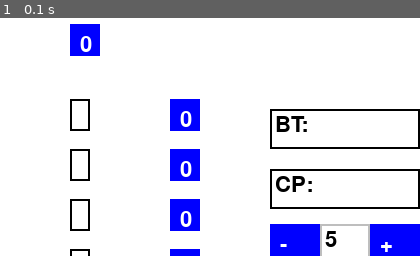
Above: before the commit, frame 1.
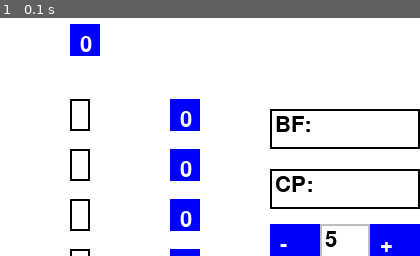
Above: after the commit, the same moment.

Repository: Castellanos02/skyscraper_pygame
Game: pygame game, started from new_approach.py
Same seed, same stepped clock (60 frames per second), same inputs: the game is played once before the commit and once after it.
Inputs:
- Up to frame 1 (0.1 s): no input
The pictures show only the part of the screen within x 50-100%, y 0-50%; the shares and areas given below are measured in that part.

The runs differ from the first frame. In frame 1, 0.2% of the frame differs, in the area x 69-74%, y 41-48%.

Commit message:
added readme file

Diff:
--- a/new_approach.py
+++ b/new_approach.py
@@ -37,7 +37,7 @@
     for grid in itertools.product(all_permutations, repeat=n):
         counter += 1
         if counter > 100000:
-           backtrack_states.text = "BT: 100,000+"
+           backtrack_states.text = "BF: 100,000+"
            break
         # print(f"\r{counter}", end="", flush=True)
         # time.sleep(0.0002)  # Uncommenting will add a small delay for visibility
@@ -390,7 +390,7 @@
                       solution = solve_skyscraper(grid2.size, top_clues, bottom_clues, left_clues, right_clues)
 
                       if counter < 100000:
-                         backtrack_states.text = f"BT: {counter}"
+                         backtrack_states.text = f"BF: {counter}"
 
                     except Exception as e:
                        print(e)
@@ -402,10 +402,15 @@
                     for box in grid2.input_boxes:
                         box.text = ""
 
-                    backtrack_states.text = "BT: "
+                    backtrack_states.text = "BF: "
                     num_states.text = "CP: "
 
                 elif  self.text == "Create":
+
+                    valid.text = ""
+                    backtrack_states.text = "BF: "
+                    num_states.text = "CP: "
+
                     new_size = int(new_grid_size.text) if new_grid_size.text.isdigit() else 4
                     grid2.__init__(new_size, start_x, start_y, [[0] * new_size] * 4)
                     grid2.setup_board(grid2.clues)
@@ -660,7 +665,7 @@
 
 valid = TextBox(225, grid2.y + 100, 150, 40,"")
 
-backtrack_states = TextBox(grid2.width, grid2.y - 240, 150, 40, "BT: ")
+backtrack_states = TextBox(grid2.width, grid2.y - 240, 150, 40, "BF: ")
 
 num_states = TextBox(grid2.width, grid2.y - 180, 150, 40, "CP: ")
 
--- a/skyscraper.py
+++ /dev/null
@@ -1,373 +0,0 @@
-import copy
-
-
-def create_groupings_and_neighbors(left_clues, right_clues, top_clues, bottom_clues,grid_length):
-
-  rows = [chr(ord('@')+number) for number in range(1, grid_length + 1)]
-
-  columns = [str(number) for number in range(1, grid_length+1)]
-
-  cells = tuple(letter + digit for letter in rows for digit in columns)
-
-  groupings = {c: tuple([[c[0] + digit for digit in columns],[letter + c[1] for letter in rows]])  for c in cells}
-
-  neighbors = {c: set(tuple([c[0] + digit for digit in columns] + [letter + c[1] for letter in rows])) for c in cells}
-
-  for cell in cells:
-    neighbors[cell].remove(cell)
-
-  return cells, groupings, neighbors
-
-def process_clues(grid, grid_length, clues, direction):
-
-  for i in range(len(clues)):
-
-    if clues[i] == 0:
-      continue
-
-    c = None
-    if direction == 'L':
-      c = tuple([chr(ord('@') + i+1) + str(digit) for digit in range(1, grid_length+1)])
-    elif direction =='R':
-      c = tuple([chr(ord('@') + i+1) + str(digit) for digit in range(grid_length, 0, -1)])
-    elif direction == 'T':
-      c = tuple([chr(ord('@') + j+1) + str(i+1) for j in range(len(clues))])
-    elif direction == 'B':
-      c = tuple([chr(ord('@') + j+1) + str(i+1) for j in range(len(clues)-1, -1, -1)])
-
-    # Alter the existing set of possible values instead of creating new set
-    # This make sure after processing clues from all directions to check for a valid puzzle
-    # If any cell with 0 possible value then the puzzle is invalid
-
-    if 1 < clues[i] and clues[i] < grid_length:
-      # If clues is between 1 & grid_length, then update the possible range of values
-      # with maximum value for each cell being, max_val = grid_length - clue[i] + 1 + distance
-      for distance in range(len(c)):
-        cell = c[distance]
-        max_val = grid_length - clues[i] + 1 + distance
-
-        if max_val > grid_length:
-          max_val = grid_length
-
-        for j in range(max_val+1, grid_length+1):
-          if j in grid[cell]:
-            grid[cell].remove(j)
-
-    elif clues[i] == 1:
-      # If clue is 1 then the first cell of that row/column is resolved
-      i = grid_length
-
-      for i in range(len(c)):
-        cell = c[i]
-        if i == 0:
-          grid[cell] = set([grid_length]) if grid_length in grid[cell] else set()
-        else:
-          if grid_length in grid[cell]:
-            grid[cell].remove(grid_length)
-
-    elif clues[i] == grid_length:
-      # If clue is = grid length then the entire row/column of clue is resolved
-      i = 1
-      for cell in c:
-        grid[cell] = set([i]) if i in grid[cell] else set()
-        i += 1
-
-def initialize_grid(grid_length, cells, left_clues, right_clues, top_clues, bottom_clues):
-
-  grid = {cell: set([number for number in range(1, grid_length+1)]) for cell in cells}
-  process_clues(grid, grid_length, left_clues, 'L')
-  process_clues(grid, grid_length, right_clues, 'R')
-  process_clues(grid, grid_length, top_clues, 'T')
-  process_clues(grid, grid_length, bottom_clues, 'B')
-
-  # If constraints of the puzzle are invalid, return None
-  for cell in cells:
-    if len(grid[cell]) == 0:
-      return None
-
-  return grid
-
-def remove_value(grid, cell, possible_value):
-
-  # If the value is not a possibility for this cell, return True
-  if possible_value not in grid[cell]:
-    return True
-
-  # If this value is the only possibility for this cell, then removing it makes the grid invalid, return None
-  if len(grid[cell]) == 1:
-    return None
-
-  grid[cell].remove(possible_value) # Remove the value from possibility
-
-  # If after removing and there is only one possible value left for the cell, then remove that possibility from the neighboring cells
-  if len(grid[cell]) == 1:
-    # Outer for loop only has 1 iteration
-    for val in grid[cell]:
-      for neighbor in neighbors[cell]:
-        if not remove_value(grid, neighbor, val):
-          return None
-
-  # After recursively removing possibilities from neighboring cells, check constraints of grouping to see if there is only one cell that has the recently removed value
-  # as its possibility
-  for grouping in groupings[cell]:
-    count = 0
-    t = None
-    for c in grouping:
-      if possible_value in grid[c]:
-        t = c
-        count += 1
-
-    if count == 0:
-      return None
-    if count == 1 and not assign(grid, t, possible_value):
-      return None
-
-  return True
-
-def assign(grid, cell, possible_value):
-
-  # Two possiblities when invoking this function
-  # If the assigned cell only has one possible value, then remove that possible value from all neighbors
-  if possible_value in grid[cell] and len(grid[cell]) == 1:
-    for val in grid[cell]:
-      for neighbor in neighbors[cell]:
-        if not remove_value(grid, neighbor, val):
-          return None
-    return grid
-
-  # If the assigned cell has other possible values, call remove_value() to remove all the other values from possibility for this cell
-  if possible_value in grid[cell]:
-
-      for value in grid[cell].copy():
-        if value != possible_value:
-          if not remove_value(grid, cell, value):
-            return None
-
-      return grid
-
-  return None
-
-def sequence_filtration(grid):
-
-  temp_grid = {}
-  for i in range(grid_length):
-    if left_clues[i] != 0:
-      valid_sequences = get_valid_sequences('L', left_clues[i], i)
-      cells = tuple([chr(ord('@') + i+1) + str(digit) for digit in range(1, grid_length+1)])
-      for sequence in valid_sequences:
-        for j in range(len(sequence)):
-          if cells[j] not in temp_grid:
-            temp_grid[cells[j]] = set()
-
-          temp_grid[cells[j]].add(sequence[j])
-
-    if right_clues[i] != 0:
-      valid_sequences = get_valid_sequences('R', right_clues[i], i)
-      cells = tuple([chr(ord('@') + i+1) + str(digit) for digit in range(grid_length, 0, -1)])
-      for sequence in valid_sequences:
-        for j in range(len(sequence)):
-          if cells[j] not in temp_grid:
-            temp_grid[cells[j]] = set()
-
-          temp_grid[cells[j]].add(sequence[j])
-
-    if top_clues[i] != 0:
-      valid_sequences = get_valid_sequences('T', top_clues[i], i)
-      cells = tuple([chr(ord('@') + j+1) + str(i+1) for j in range(grid_length)])
-      for sequence in valid_sequences:
-        for j in range(len(sequence)):
-          if cells[j] not in temp_grid:
-            temp_grid[cells[j]] = set()
-
-          temp_grid[cells[j]].add(sequence[j])
-
-    if bottom_clues[i] != 0:
-      valid_sequences = get_valid_sequences('B', bottom_clues[i], i)
-      cells = tuple([chr(ord('@') + j+1) + str(i+1) for j in range(grid_length-1, -1, -1)])
-      for sequence in valid_sequences:
-        for j in range(len(sequence)):
-          if cells[j] not in temp_grid:
-            temp_grid[cells[j]] = set()
-
-          temp_grid[cells[j]].add(sequence[j])
-
-  return temp_grid
-
-def get_valid_sequences(direction, clue, i):
-  constraints = get_constraints_list(direction, i)
-  sequences = unique_sequences(constraints)
-  valid_sequences = []
-
-  for sequence in sequences:
-    visible = 0
-    max_value = 0
-    for value in sequence:
-      if value > max_value:
-        visible += 1
-        max_value = value
-
-    if clue == visible:
-      valid_sequences.append(sequence)
-
-  return valid_sequences
-
-def get_constraints_list(direction, i):
-  constraints = []
-
-  if direction == 'L':
-    for j in range(1, grid_length + 1):
-      cell = chr(ord('@') + i+1) + str(j)
-      constraints.append(grid[cell])
-
-  elif direction == 'R':
-    for j in range(grid_length, 0, -1):
-      cell = chr(ord('@') + i+1) + str(j)
-      constraints.append(grid[cell])
-
-  elif direction == 'T':
-    for j in range(grid_length):
-      cell = chr(ord('@') + j+1) + str(i+1)
-      constraints.append(grid[cell])
-
-  elif direction == 'B':
-    for j in range(grid_length - 1, -1, -1):
-      cell = chr(ord('@') + j+1) + str(i+1)
-      constraints.append(grid[cell])
-
-  return constraints
-
-def unique_sequences(constraints):
-  sequences = []
-
-  def helper(sequence_list, index):
-    for constraint in constraints[index]:
-      temp = sequence_list.copy()
-      if constraint in sequence_list:
-        continue
-
-      temp.append(constraint)
-
-      if index == len(constraints) - 1:
-        sequences.append(temp)
-      else:
-        helper(temp, index+1)
-
-  helper([], 0)
-
-  return sequences
-
-def clues_check(grid):
-  for i in range(grid_length):
-
-    if left_clues[i] != 0:
-      cells = tuple([chr(ord('@') + i+1) + str(digit) for digit in range(1, grid_length+1)])
-
-      visible = 0
-      max_val = 0
-
-      for cell in cells:
-        (val,) = grid[cell]
-        if val > max_val:
-          visible += 1
-          max_val = val
-      if visible != left_clues[i]:
-        return False
-
-    if right_clues[i] != 0:
-      cells = tuple([chr(ord('@') + i+1) + str(digit) for digit in range(grid_length, 0, -1)])
-      visible = 0
-      max_val = 0
-
-      for cell in cells:
-        (val,) = grid[cell]
-        if val > max_val:
-          visible += 1
-          max_val = val
-      if visible != right_clues[i]:
-        return False
-
-    if top_clues[i] != 0:
-      cells = tuple([chr(ord('@') + j+1) + str(i+1) for j in range(grid_length)])
-      visible = 0
-      max_val = 0
-
-      for cell in cells:
-        (val,) = grid[cell]
-        if val > max_val:
-          visible += 1
-          max_val = val
-      if visible != top_clues[i]:
-        return False
-
-    if bottom_clues[i] != 0:
-      cells = tuple([chr(ord('@') + j+1) + str(i+1) for j in range(grid_length-1, -1, -1)])
-      visible = 0
-      max_val = 0
-
-      for cell in cells:
-        (val,) = grid[cell]
-        if val > max_val:
-          visible += 1
-          max_val = val
-      if visible != bottom_clues[i]:
-        return False
-
-  return True
-
-def search(grid):
-  if grid is None:
-    return None
-
-  grid_seq = sequence_filtration(grid)
-
-  for cell in grid_seq:
-
-    for value in grid[cell] - grid_seq[cell]:
-      remove_value(grid, cell, value)
-
-
-  cell = min((c for c in cells if len(grid[c]) > 1), default = None, key= lambda c: len(grid[c]))
-
-  if cell is None:
-    return grid
-
-  for possible_value in grid[cell].copy():
-
-    grid_copy = copy.deepcopy(grid)
-    assigned_grid = assign(grid_copy, cell, possible_value)
-    temp_grid = search(assigned_grid)
-
-    # If the grid is not None, then a solution is found
-    if temp_grid is not None and clues_check(temp_grid):
-      return temp_grid
-
-  return None
-
-
-left_clues = [3,1,2,3]
-right_clues = [2,3,3,1]
-top_clues = [2,3,1,2]
-bottom_clues = [3,2,2,1]
-
-grid_length = len(left_clues)
-
-
-cells, groupings, neighbors = create_groupings_and_neighbors(left_clues, right_clues, top_clues, bottom_clues)
-
-grid = initialize_grid(grid_length, cells, left_clues, right_clues, top_clues, bottom_clues)
-
-
-for cell in cells:
-  if len(grid[cell]) == 1:
-    for val in grid[cell]:
-      grid = assign(grid, cell, val)
-
-grid_seq = sequence_filtration(grid)
-
-for cell in grid_seq:
-
-  for value in grid[cell] - grid_seq[cell]:
-    remove_value(grid, cell, value)
-
-sol = search(grid)
-print(sol)
Not shown, added: README.md
